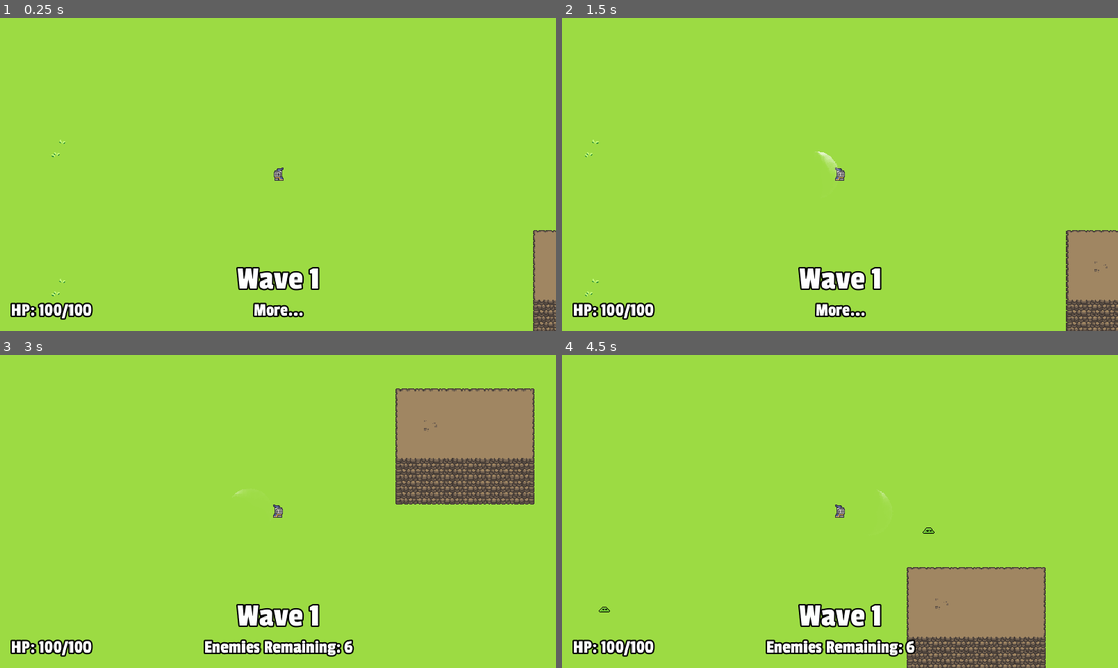
Above: before the commit, frames 1-4 (two rows, left to right).
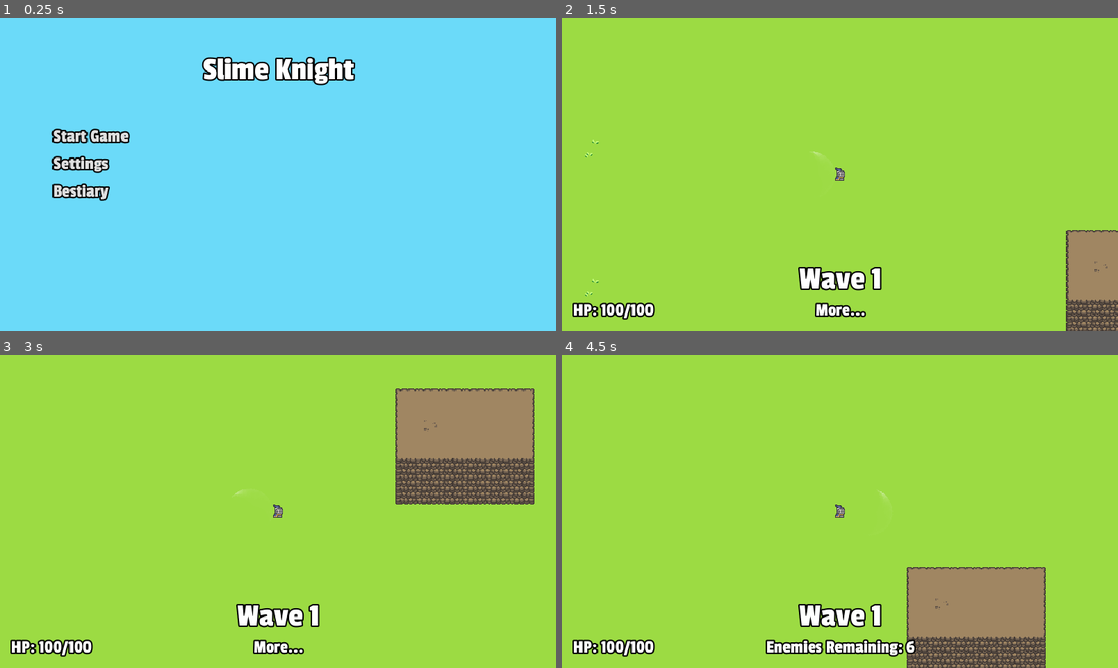
Above: after the commit, the same moments.

Repository: stuson/go-godot-4-game-jam
Game: Godot game, scene res://ui/MainMenu.tscn
Same seed, same stepped clock (60 frames per second), same inputs: the game is played once before the commit and once after it. Before the commit the project starts from res://stages/Level.tscn.
Inputs (mouse positions are in pixels of both pictures, inside the frame that each line leads up to):
- Up to frame 1 (0.25 s): no input
- Up to frame 2 (1.5 s): click (840, 136) at 0.5 s, where only the run after the commit has a clickable "Start Game"; tap Enter at 1.25 s; move the mouse to (962, 158) at 1.27 s; press the mouse at (962, 158) at 1.28 s; hold D (move_right) from 1.28 s (still down)
- Up to frame 3 (3 s): move the mouse to (166, 527) at 2.02 s; release D (move_right) at 2.03 s; release the mouse at (166, 527) at 2.03 s; hold S (move_down) 2.03-2.78 s; tap Space (roll) at 2.1 s; move the mouse to (333, 442) at 2.77 s; press the mouse at (333, 442) at 2.78 s; hold D (move_right) from 2.78 s (still down)
- Up to frame 4 (4.5 s): move the mouse to (812, 574) at 3.52 s; release D (move_right) at 3.53 s; release the mouse at (812, 574) at 3.53 s; hold W (move_up) 3.53-4.28 s; tap Space (roll) at 3.6 s; move the mouse to (1006, 558) at 4.27 s; press the mouse at (1006, 558) at 4.28 s; hold A (move_left) from 4.28 s (still down)

The runs differ from the first frame. In frame 1, 100% of the frame differs, in the area x 0-100%, y 0-100%; in frame 2, 0.1%; in frame 3, 1.0%; in frame 4, less than 0.1%.

Commit message:
Change default scene

Diff:
--- a/project.godot
+++ b/project.godot
@@ -57,7 +57,7 @@
 [application]
 
 config/name="Go Godot 4 Game Jam"
-run/main_scene="res://stages/Level.tscn"
+run/main_scene="res://ui/MainMenu.tscn"
 config/icon="res://assets/icon.png"
 
 [autoload]
